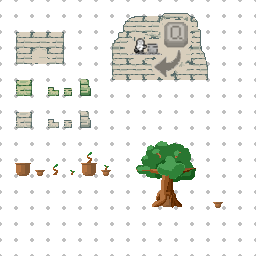
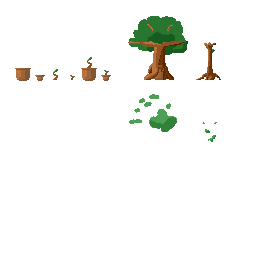
Two versions of the same layered image (256 x 256). Layer-by-layer changes:
added layer "Paint Layer 17" in group "Moving Stuff" over [0, 0, 256, 256]
hid "Paint Layer 16 (pasted) Merged", painted on it over [111, 0, 256, 152]
hid "Paint Layer 15 (pasted)" over [64, 0, 192, 128]
removed layer "Paint Layer 16" from group "Moving Stuff" over [128, 64, 256, 192]
hid "Moveable Objects", painted on it over [0, 0, 256, 256]
hid "Paint Layer 15", painted on it over [64, 64, 256, 192]
hid "Size Grid" over [0, 0, 256, 256]
